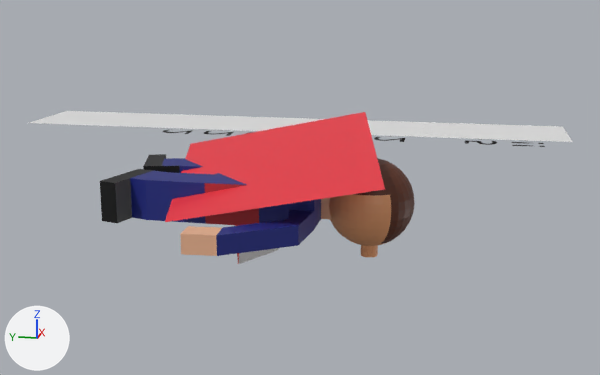
An edit to the Blender file Stabbed policeman.blend, drawn before and after from the same camera.
The view is the same before and after, from a camera (50 mm lens) standing at (-14.89, -3.52, 3.23) and looking at (1.27, -0.29, -0.81). Arrows for +X, +Y and +Z are at lower left; the lights stay in place. The picture after the commit comes second.

Script lines for the objects in view, before the commit:
```python
me_plane_001 = bpy.data.meshes.new('Plane.001')
me_plane_001.from_pydata([(3.06, 0.5, 0.43), (1.97, -0.72, 0.0), (1.38, -0.04, 0.0), (1.41, -0.07, 0.0), (2.82, 0.24, 0.34), (1.39, -0.05, 0.0)], [], [(4, 1, 3, 5), (0, 4, 5, 2)])
for i in [0]: me_plane_001.polygons[i].material_index = 1
me_plane_001.materials.append(mat_material_006)  # red #e74840
me_plane_001.materials.append(mat_material_007)  # white #e7e7e7
me_plane_002 = bpy.data.meshes.new('Plane.002')
me_plane_002.from_pydata([(-1.0, -11.42, 0.0), (1.0, -11.42, 0.0), (-1.0, 1.0, 0.0), (1.0, 1.0, 0.0)], [], [(0, 1, 3, 2)])
me_sphere = bpy.data.meshes.new('Sphere')
me_sphere.from_pydata(...)  # 514 vertices, 545 faces; spans x -1.0..1.0, y -1.0..1.0, z -1.26..1.0
# faces by material slot: [274, 271]
me_sphere.materials.append(mat_material_008)  # orange #e7a170
me_sphere.materials.append(mat_material_009)  # brown #59260b
txt_text = bpy.data.curves.new('Text', 'FONT')
txt_text.body = '(  \n$ \n( \n)+2 \n)+2\n(+2\n(\n)+2\n)+2\n!\n)+5\n)+!!'
txt_text.materials.append(mat_material_010)  # black #050505
ob_plane_001 = bpy.data.objects.new('Plane.001', me_plane_001)
ob_plane_001.location = (0.17, 1.23, -3.48)
ob_plane_001.rotation_euler = (1.409, -1.249, -1.401)  # degrees (81, -72, -80)
ob_plane_002 = bpy.data.objects.new('Plane.002', me_plane_002)
ob_plane_002.location = (4.05, 5.67, 0.0)
ob_sphere = bpy.data.objects.new('Sphere', me_sphere)
ob_sphere.location = (0.12, -1.86, -0.73)
ob_sphere.scale = (0.824, 0.824, 0.824)
ob_text = bpy.data.objects.new('Text', txt_text)
ob_text.location = (4.7, 5.78, -0.12)
ob_text.rotation_euler = (0.0, -3.178, 0.0)  # degrees (0, -182, 0)
# also in view: 'Plane' at (-0.2, -0.08, -0.01); 'Cube' at (0.0, 0.74, -0.62)
```
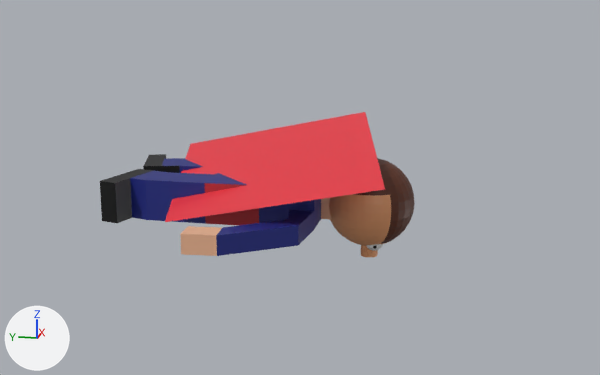
What changed in the scene script:
```text
Add mat_material_012:
    mat_material_012 = principled_material('Material.012')
    mat_material_012.base_color = (0.0, 0.0, 0.0)  # black #000000
Add me_sphere_001:
    me_sphere_001.from_pydata(...)  # 482 vertices, 512 faces; spans x -1.0..1.0, y -1.0..1.0, z -1.0..1.0
    # faces by material slot: [508, 4]
    me_sphere_001.materials.append(mat_material_007)  # white #e7e7e7
    me_sphere_001.materials.append(mat_material_012)  # black #000000
Remove ob_plane_001:
    ob_plane_001 = bpy.data.objects.new('Plane.001', me_plane_001)
    ob_plane_001.location = (0.17, 1.23, -3.48)
    ob_plane_001.rotation_euler = (1.409, -1.249, -1.401)  # degrees (81, -72, -80)
Remove ob_plane_002:
    ob_plane_002 = bpy.data.objects.new('Plane.002', me_plane_002)
    ob_plane_002.location = (4.05, 5.67, 0.0)
Remove ob_text:
    ob_text = bpy.data.objects.new('Text', txt_text)
    ob_text.location = (4.7, 5.78, -0.12)
    ob_text.rotation_euler = (0.0, -3.178, 0.0)  # degrees (0, -182, 0)
Add ob_sphere_001:
    ob_sphere_001 = bpy.data.objects.new('Sphere.001', me_sphere_001)
    ob_sphere_001.location = (-0.11, -1.97, -1.42)
    ob_sphere_001.scale = (0.178, 0.178, 0.178)
```

Location of each change, [x1, y1, x2, y2] in pixels of the pictures (600 x 375 px):
'Plane.002', deleted
    before: [30, 111, 572, 142]
'Plane.001', deleted
    before: [235, 225, 279, 264]
    faces in mat_material_007 (white #e7e7e7): [238, 248, 279, 264]
'Text', deleted
    before: [163, 128, 545, 147]
'Sphere.001', added
    after: [366, 244, 383, 251]
